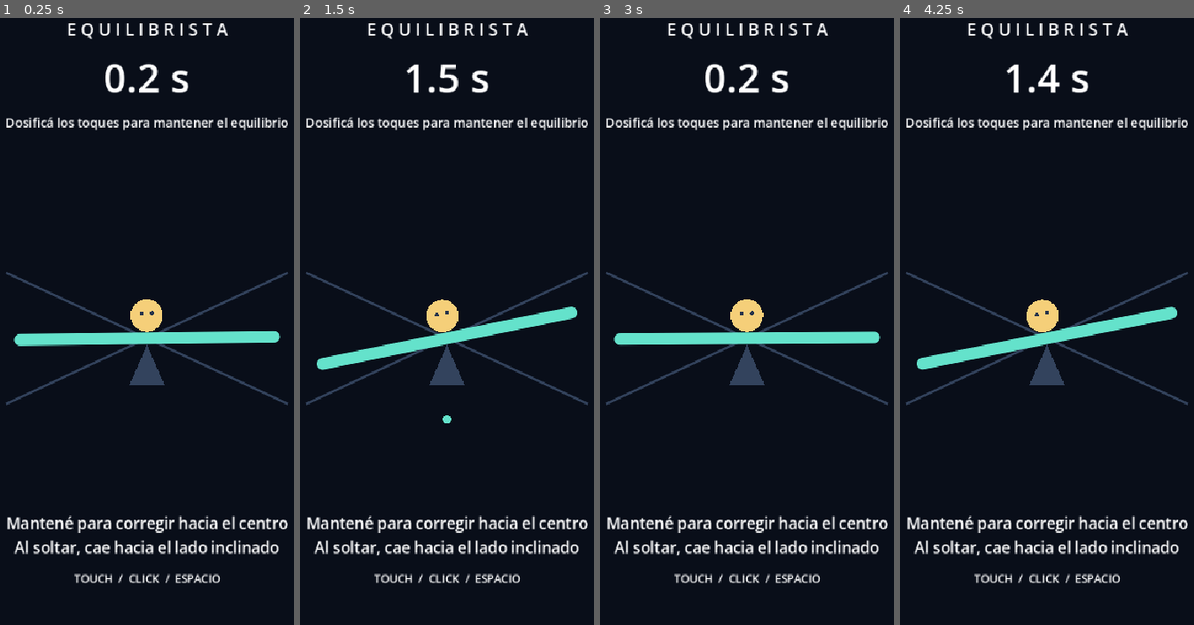
Above: before the commit, frames 1-4 (left to right).
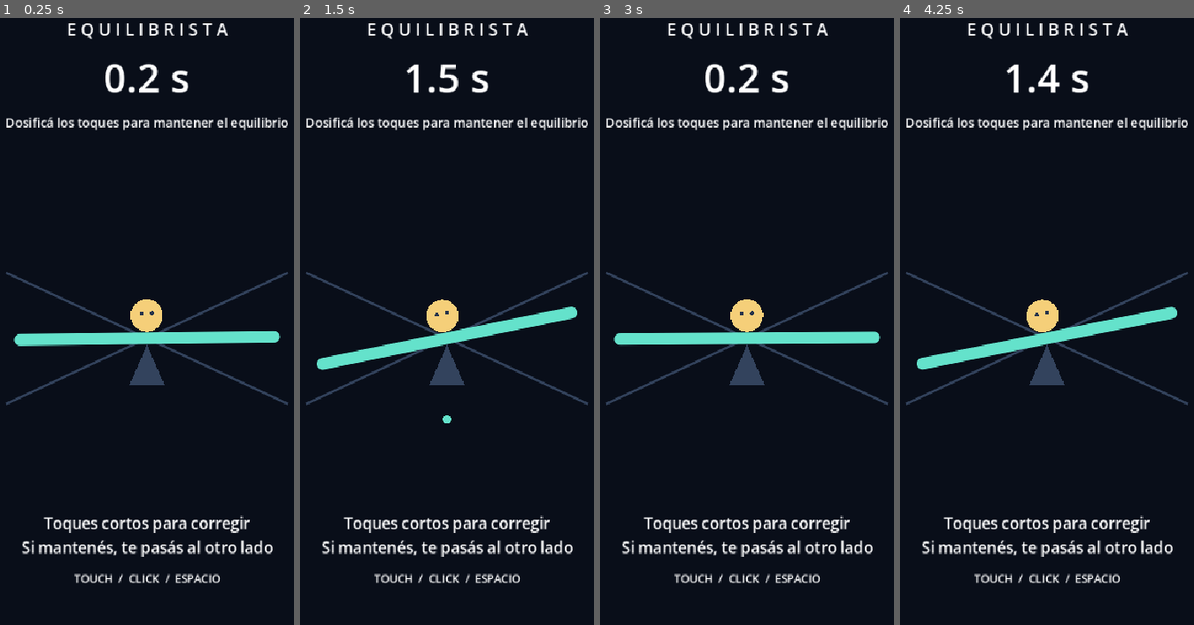
Above: after the commit, the same moments.

Repository: eze01061985/Equilibrista
Game: Godot game, scene res://scenes/game.tscn
Two runs of this game, one before a commit and one after it. Both use one fixed random seed, a clock stepped at 60 frames per second and the inputs below.
Inputs (mouse positions are in pixels of both pictures, inside the frame that each line leads up to):
- Up to frame 1 (0.25 s): no input
- Up to frame 2 (1.5 s): tap Enter at 0.5 s; move the mouse to (535, 291) at 0.52 s; click (535, 291) at 0.67 s; tap Space at 0.77 s; move the mouse to (367, 357) at 1.27 s; click (367, 357) at 1.42 s
- Up to frame 3 (3 s): tap Space at 1.52 s; move the mouse to (788, 169) at 2.02 s; click (788, 169) at 2.17 s; click "Volver a intentar" at 2.75 s
- Up to frame 4 (4.25 s): move the mouse to (1026, 467) at 3.52 s; click (1026, 467) at 3.67 s; tap Space at 3.77 s

The runs differ from the first frame. In frame 1, 2.5% of the frame differs, in the area x 2-98%, y 81-89%; in frame 2, 2.5%; in frame 3, 2.5%; in frame 4, 2.5%.

Commit message:
Mantener la dirección del empuje durante cada pulsación

Diff:
--- a/scripts/balance_model.gd
+++ b/scripts/balance_model.gd
@@ -6,6 +6,8 @@
 var survival_time: float = 0.0
 var is_game_over: bool = false
 var fall_direction: float = -1.0
+var was_pressing: bool = false
+var push_direction: float = 1.0
 
 func reset() -> void:
 	angle_degrees = 0.0
@@ -13,6 +15,8 @@
 	survival_time = 0.0
 	is_game_over = false
 	fall_direction = -1.0
+	was_pressing = false
+	push_direction = 1.0
 
 func advance(delta: float, pressing: bool, settings: BalanceSettings) -> void:
 	if is_game_over:
@@ -20,9 +24,13 @@
 	# Al quedar exactamente horizontal, conservar el último lado de inclinación.
 	if angle_degrees != 0.0:
 		fall_direction = signf(angle_degrees)
+	# Fijar el empuje por pulsación evita que mantener presionado equilibre automáticamente.
+	if pressing and not was_pressing:
+		push_direction = -fall_direction
+	was_pressing = pressing
 	var torque: float = fall_direction * settings.natural_torque
 	if pressing:
-		torque -= fall_direction * settings.player_torque * settings.sensitivity
+		torque += push_direction * settings.player_torque * settings.sensitivity
 	angular_velocity += torque * settings.acceleration * delta
 	angular_velocity /= 1.0 + settings.damping * delta
 	angle_degrees += angular_velocity * delta
--- a/scripts/game_ui.gd
+++ b/scripts/game_ui.gd
@@ -22,7 +22,7 @@
 	footer.offset_bottom = -40
 	footer.add_theme_constant_override("separation", 16)
 	add_child(footer)
-	status_label = _label("Mantené para corregir hacia el centro\nAl soltar, cae hacia el lado inclinado", 21)
+	status_label = _label("Toques cortos para corregir\nSi mantenés, te pasás al otro lado", 21)
 	footer.add_child(status_label)
 	footer.add_child(_label("TOUCH  /  CLICK  /  ESPACIO", 15))
 	retry_button = Button.new()
@@ -38,7 +38,7 @@
 func update_run(time: float, game_over: bool) -> void:
 	timer_label.text = "%.1f s" % time
 	retry_button.visible = game_over
-	status_label.text = "Perdiste el equilibrio" if game_over else "Mantené para corregir hacia el centro\nAl soltar, cae hacia el lado inclinado"
+	status_label.text = "Perdiste el equilibrio" if game_over else "Toques cortos para corregir\nSi mantenés, te pasás al otro lado"
 
 func _label(text: String, font_size: int) -> Label:
 	var label := Label.new()
--- a/tests/smoke_test.gd
+++ b/tests/smoke_test.gd
@@ -42,12 +42,25 @@
 	for frame in range(60):
 		overshoot.advance(1.0 / 60.0, true, settings)
 	assert(overshoot.angle_degrees > 0.0 and not overshoot.is_game_over)
+	var velocity_before_hold: float = overshoot.angular_velocity
+	overshoot.advance(1.0 / 60.0, true, settings)
+	assert(overshoot.angular_velocity > velocity_before_hold, "Mantener debe seguir empujando después de cruzar el centro")
+	overshoot.advance(1.0 / 60.0, false, settings)
 	var velocity_before_correction: float = overshoot.angular_velocity
 	overshoot.advance(1.0 / 60.0, true, settings)
-	assert(overshoot.angular_velocity < velocity_before_correction, "Después de cruzar el centro debe corregir hacia la izquierda")
+	assert(overshoot.angular_velocity < velocity_before_correction, "Soltar y volver a pulsar debe corregir desde el nuevo lado")
 	for frame in range(600):
 		overshoot.advance(1.0 / 60.0, false, settings)
 	assert(overshoot.is_game_over and overshoot.angle_degrees > 0.0, "Pasarse y soltar debe terminar en caída derecha")
+	for side: float in [-1.0, 1.0]:
+		var held := BalanceModel.new()
+		held.angle_degrees = side * 5.0
+		for frame in range(600):
+			held.advance(1.0 / 60.0, true, settings)
+		assert(held.is_game_over and held.angle_degrees * side < 0.0, "Mantener debe causar caída por el lado opuesto")
+		held.reset()
+		held.advance(1.0 / 60.0, true, settings)
+		assert(held.angular_velocity > 0.0, "Reiniciar debe limpiar la dirección de la pulsación anterior")
 	var controlled := BalanceModel.new()
 	for frame in range(3600):
 		var correction: bool = controlled.angle_degrees + controlled.angular_velocity * 0.5 < -3.0
@@ -89,6 +102,18 @@
 	game.ui.retry_button.pressed.emit()
 	assert(not game.model.is_game_over and game.model.survival_time == 0.0)
 	assert(not game.ui.retry_button.visible and not game.player_input.is_pressing())
+	for event: InputEvent in [touch, mouse, key]:
+		game._restart()
+		event.set("pressed", true)
+		Input.parse_input_event(event.duplicate())
+		Input.flush_buffered_events()
+		for frame in range(600):
+			game._physics_process(1.0 / 60.0)
+		assert(game.model.is_game_over and game.model.angle_degrees > 0.0, "Touch, click y espacio mantenidos deben causar sobrecorrección")
+		event.set("pressed", false)
+		Input.parse_input_event(event.duplicate())
+		Input.flush_buffered_events()
+	game._restart()
 	if DisplayServer.get_name() != "headless":
 		await process_frame
 		await RenderingServer.frame_post_draw
Not shown, changed: README.md
